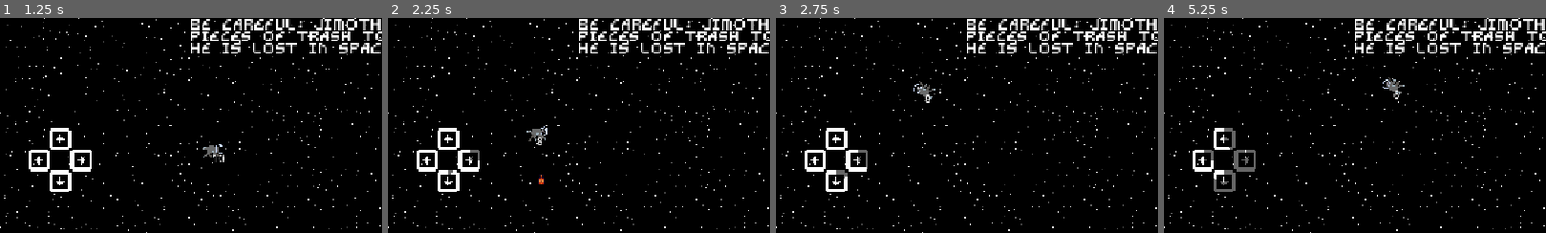
Above: before the commit, frames 1-4 (left to right).
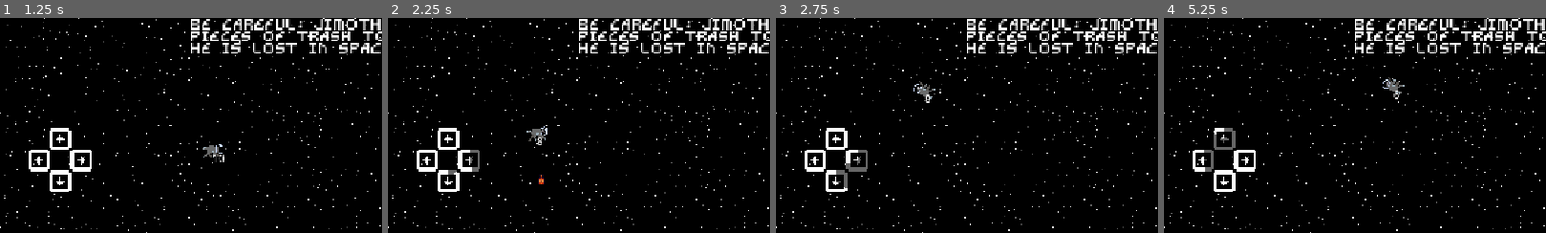
Above: after the commit, the same moments.

Repository: rsburke4/gmtk2026
Game: Godot game, scene res://scenes/title_screen.tscn
Same seed, same stepped clock (60 frames per second), same inputs: the game is played once before the commit and once after it.
Inputs:
- Up to frame 1 (1.25 s): click "Play" at 0.5 s
- Up to frame 2 (2.25 s): tap Enter at 1.25 s; hold Right (move_right) 1.28-2.03 s; hold Down (move_down) from 2.03 s (still down)
- Up to frame 3 (2.75 s): keep holding Down (move_down)
- Up to frame 4 (5.25 s): release Down (move_down) at 2.78 s; hold Right (move_right) 2.78-3.53 s; hold W (move_up) 3.53-4.28 s; hold A (move_left) from 4.28 s (still down)
The pictures show only the part of the screen within x 0-50%, y 45-95%; the shares and areas given below are measured in that part.

Frame 1 is identical in both runs. In frame 2, less than 0.1% of the frame differs, in the area x 16-24%, y 66-73%; in frame 3, 0.2%; in frame 4, 0.8%, in the area x 10-24%, y 53-81%.

Commit message:
typo fix, link timer correctly to icons

Diff:
--- a/scenes/actionIcon.gd
+++ b/scenes/actionIcon.gd
@@ -3,7 +3,6 @@
 
 var cooldown_active := false
 var cooldown_percent := 0
-var cooldown_timer := 4
 # Called when the node enters the scene tree for the first time.
 func _ready() -> void:
 	pass
@@ -14,13 +13,13 @@
 	material.set_shader_parameter("cooldown_progress",cooldown_percent)
 	pass
 
-func activate_cooldown():
+func activate_cooldown(duration):
 	if cooldown_active: return
 	print("Activated cooldown")
 	cooldown_active = true
 	cooldown_percent = 0
 	var tween := create_tween()
-	tween.tween_property(self, "cooldown_percent", 100, cooldown_timer).from(0)
+	tween.tween_property(self, "cooldown_percent", 100, duration).from(0)
 	tween.finished.connect(on_cooldown_finished)
 
 func on_cooldown_finished():
--- a/scripts/player_controller.gd
+++ b/scripts/player_controller.gd
@@ -135,7 +135,7 @@
 		f = 0
 		lose()
 		return Vector2.ZERO
-	act.rect.activate_cooldown()
+	act.rect.activate_cooldown(act.timer.wait_time)
 	return d * f
 
 func lose():
--- a/scripts/win_screen.gd
+++ b/scripts/win_screen.gd
@@ -10,7 +10,7 @@
 	"Tip: You don't need to wait until Jimothy reaches a rock to throw more trash.",
 	"Tip: If Jimothy flies off the screen, he will be lost in space!",
 	"Tip: Hazards can move at different speeds. Don't forget to watch the timing of both cooldowns and hazards!",
-	"Tip: There are multiple solutions to each level. See how quickly you can get to the ship!s"
+	"Tip: There are multiple solutions to each level. See how quickly you can get to the ship!"
 ]
 var tipIdx = 0
 
